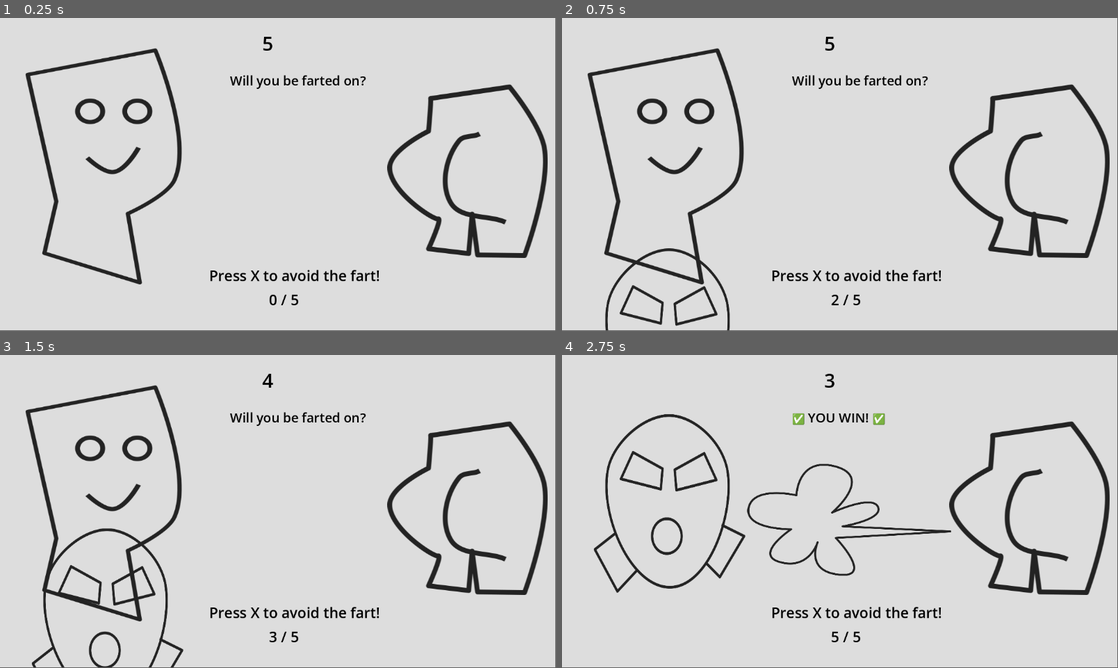
Above: before the commit, frames 1-4 (two rows, left to right).
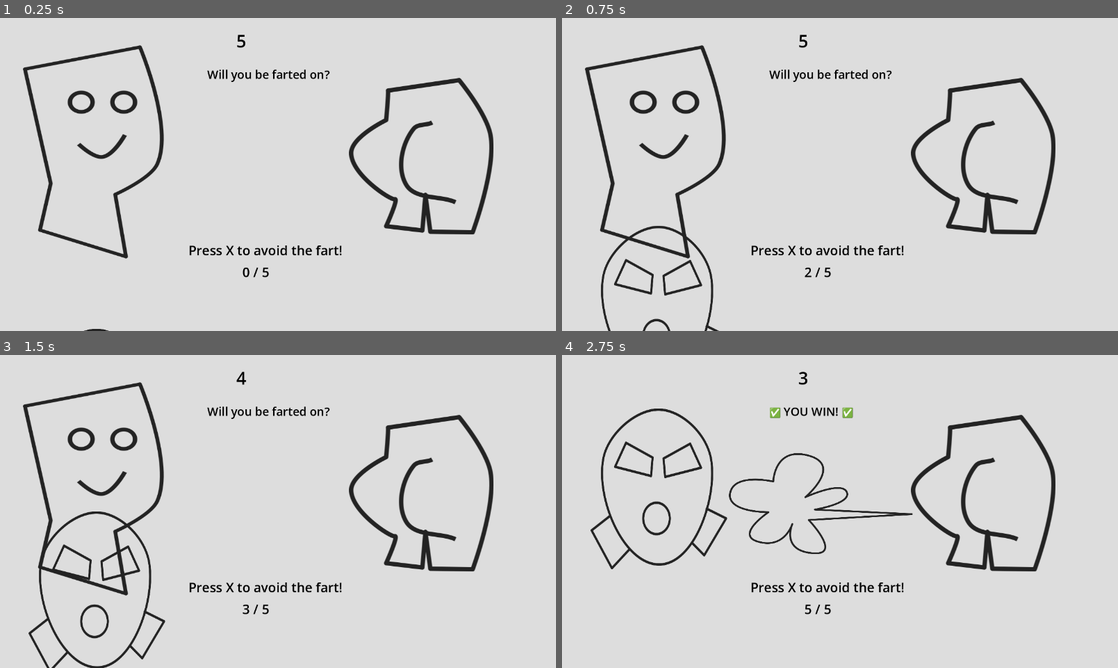
Above: after the commit, the same moments.

Repository: pmedvedevas/gamejam-2026
Game: Godot game, scene res://scenes/game.tscn
Same seed, same stepped clock (60 frames per second), same inputs: the game is played once before the commit and once after it.
Inputs:
- Up to frame 1 (0.25 s): no input
- Up to frame 2 (0.75 s): tap X (press_x) at 0.5 s; hold X (press_x) from 0.53 s (still down)
- Up to frame 3 (1.5 s): release X (press_x) at 1.28 s; tap X (press_x) at 1.35 s
- Up to frame 4 (2.75 s): tap X (press_x) at 2 s; hold X (press_x) from 2.03 s (still down)
The window is 799x449 before the commit and 800x450 after it. Grey fills any space a smaller window leaves; there, only what the larger window draws over its background counts as a difference.

The runs differ from the first frame. In frame 1, 9.6% of the frame differs, in the area x 4-99%, y 5-100%; in frame 2, 11%; in frame 3, 12%; in frame 4, 10%.

Commit message:
Change resolution to 1280x720

Diff:
--- a/project.godot
+++ b/project.godot
@@ -19,6 +19,11 @@
 
 AudioPlayer="*uid://cjyri588g41xq"
 
+[display]
+
+window/size/viewport_width=1280
+window/size/viewport_height=720
+
 [input]
 
 press_x={
